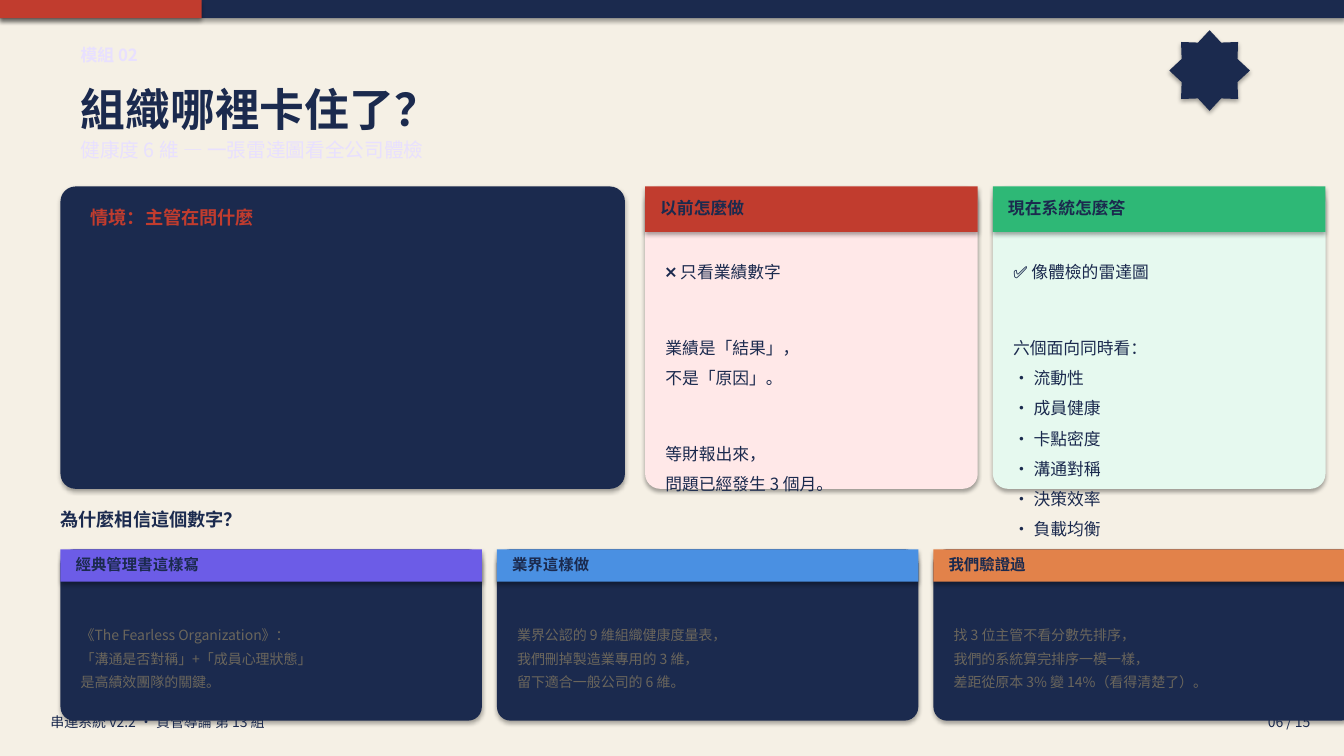
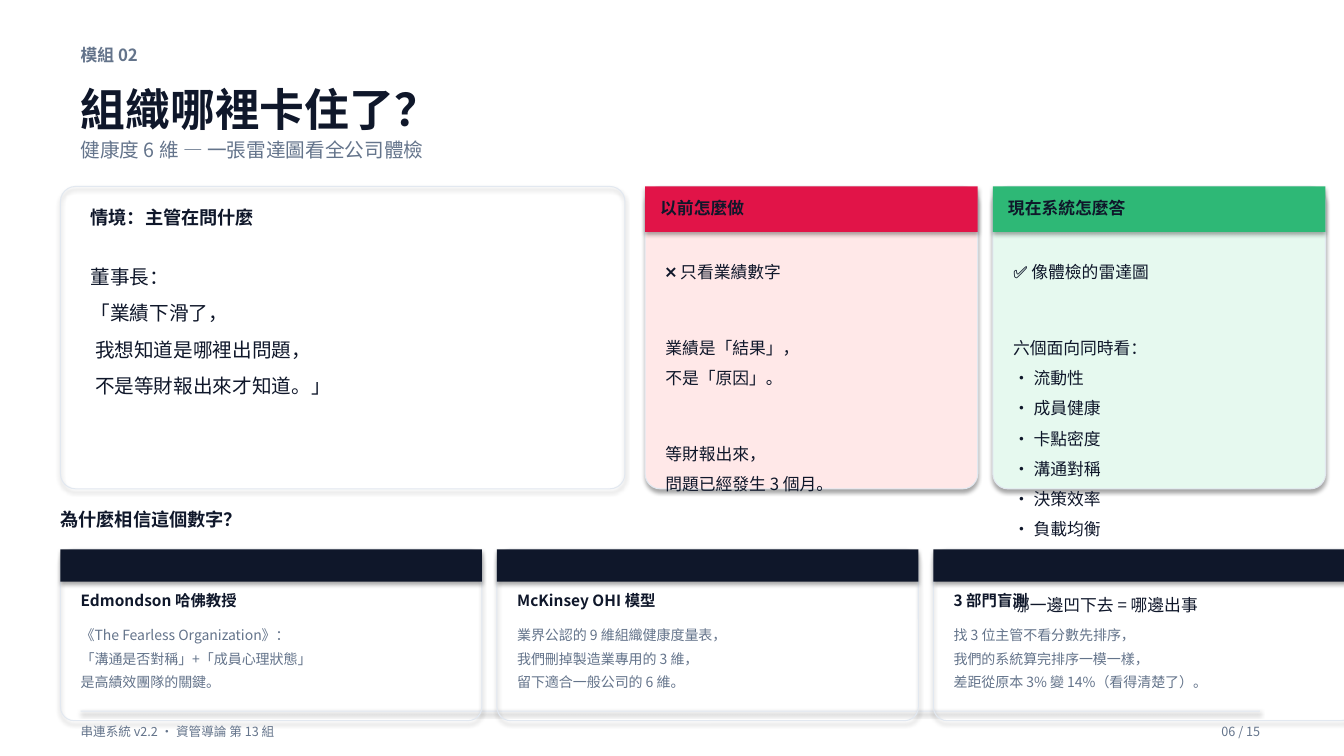
Before and after one commit to Peter2594/chuanlien-system-v2, a slide deck: slide 6 of docs/串連系統_簡報.pptx. Drawn at 1344x756 pixels with LibreOffice and Linux fonts; fonts in the diff are those of the drawing. Boxes give left, top, right and bottom in pixels: in the first picture for what was removed or moved away, otherwise in the second. Text is boxed around its words. In the diff, an @@ line names an element or a change of style, - is before the commit and + after.

```diff
--- a/docs/串連系統_簡報.pptx
+++ b/docs/串連系統_簡報.pptx
@@ rectangle at (x1=0, y1=0, x2=1344, y2=756): fill #F5F0E5 to #FFFFFF @@
@@ rectangle removed at (x1=0, y1=0, x2=1344, y2=18) @@
@@ rectangle removed at (x1=0, y1=0, x2=202, y2=18) @@
@@ text added at (x1=81, y1=47, x2=138, y2=63), 12 pt, text #64748B, bold @@
+模組 02
@@ star removed at (x1=1170, y1=30, x2=1250, y2=111) @@
@@ text added at (x1=81, y1=140, x2=423, y2=159), 14 pt, text #64748B @@
+健康度 6 維 — 一張雷達圖看全公司體檢
@@ text "情境：主管在問什麼" at (x1=91, y1=208, x2=254, y2=226): text colour #C13C2E to #0F172A @@
@@ rounded rectangle at (x1=645, y1=187, x2=978, y2=489): outline none to #E2E8F0 0.75 pt @@
@@ rectangle at (x1=645, y1=187, x2=978, y2=232): fill #C13C2E to #E11448 @@
@@ rounded rectangle at (x1=993, y1=187, x2=1326, y2=489): outline none to #E2E8F0 0.75 pt @@
@@ text added at (x1=91, y1=267, x2=331, y2=395), 14 pt, text #0F172A @@
+董事長：
+「業績下滑了，
+我想知道是哪裡出問題，
+不是等財報出來才知道。」
@@ text colour #1B2A4E to #0F172A in 6 elements at (x1=81, y1=88, x2=440, y2=130), (x1=660, y1=199, x2=744, y2=216), (x1=665, y1=264, x2=833, y2=550), (x1=1008, y1=200, x2=1125, y2=216), (x1=1013, y1=264, x2=1198, y2=613), (x1=60, y1=510, x2=242, y2=528) @@
@@ fill #1B2A4E to none; outline none to #E2E8F0 0.75 pt in 4 elements at (x1=60, y1=187, x2=625, y2=489), (x1=497, y1=549, x2=919, y2=721), (x1=934, y1=549, x2=1344, y2=721), (x1=60, y1=549, x2=482, y2=721) @@
@@ rectangle at (x1=60, y1=549, x2=482, y2=582): fill #6C5CE7 to #0F172A @@
@@ text removed at (x1=76, y1=557, x2=199, y2=571) @@
-經典管理書這樣寫
@@ rectangle at (x1=497, y1=549, x2=919, y2=582): fill #4A90E2 to #0F172A @@
@@ text removed at (x1=512, y1=557, x2=589, y2=571) @@
-業界這樣做
@@ rectangle at (x1=934, y1=549, x2=1344, y2=582): fill #E2824A to #0F172A @@
@@ text removed at (x1=949, y1=555, x2=1026, y2=575) @@
-我們驗證過
@@ text added at (x1=81, y1=591, x2=237, y2=611), 11 pt, text #0F172A, bold @@
+Edmondson 哈佛教授
@@ text added at (x1=517, y1=591, x2=656, y2=611), 11 pt, text #0F172A, bold @@
+McKinsey OHI 模型
@@ text added at (x1=954, y1=591, x2=1028, y2=611), 11 pt, text #0F172A, bold @@
+3 部門盲測
@@ text colour #6B665C to #64748B in 3 elements at (x1=81, y1=628, x2=312, y2=688), (x1=517, y1=628, x2=727, y2=688), (x1=954, y1=628, x2=1207, y2=688) @@
@@ rectangle added at (x1=81, y1=711, x2=1260, y2=712), fill #E2E8F0 @@
@@ text "串連系統 v2.2 · 資管導論 第 ..." moved from (x1=50, y1=714, x2=265, y2=732) to (x1=81, y1=725, x2=275, y2=737) @@
@@ text "串連系統 v2.2 · 資管導論 第 ..." at (x1=81, y1=725, x2=275, y2=737): size 10 to 9 pt, text colour #1B2A4E to #64748B @@
@@ text "06 / 15" at (x1=1221, y1=726, x2=1260, y2=736): size 10 to 9 pt, text colour #1B2A4E to #64748B @@
@@ text "06 / 15" moved from (x1=1268, y1=714, x2=1311, y2=732) to (x1=1221, y1=726, x2=1260, y2=736) @@
```
Also in this commit, not shown: 14 other slides changed, 1 other file.
